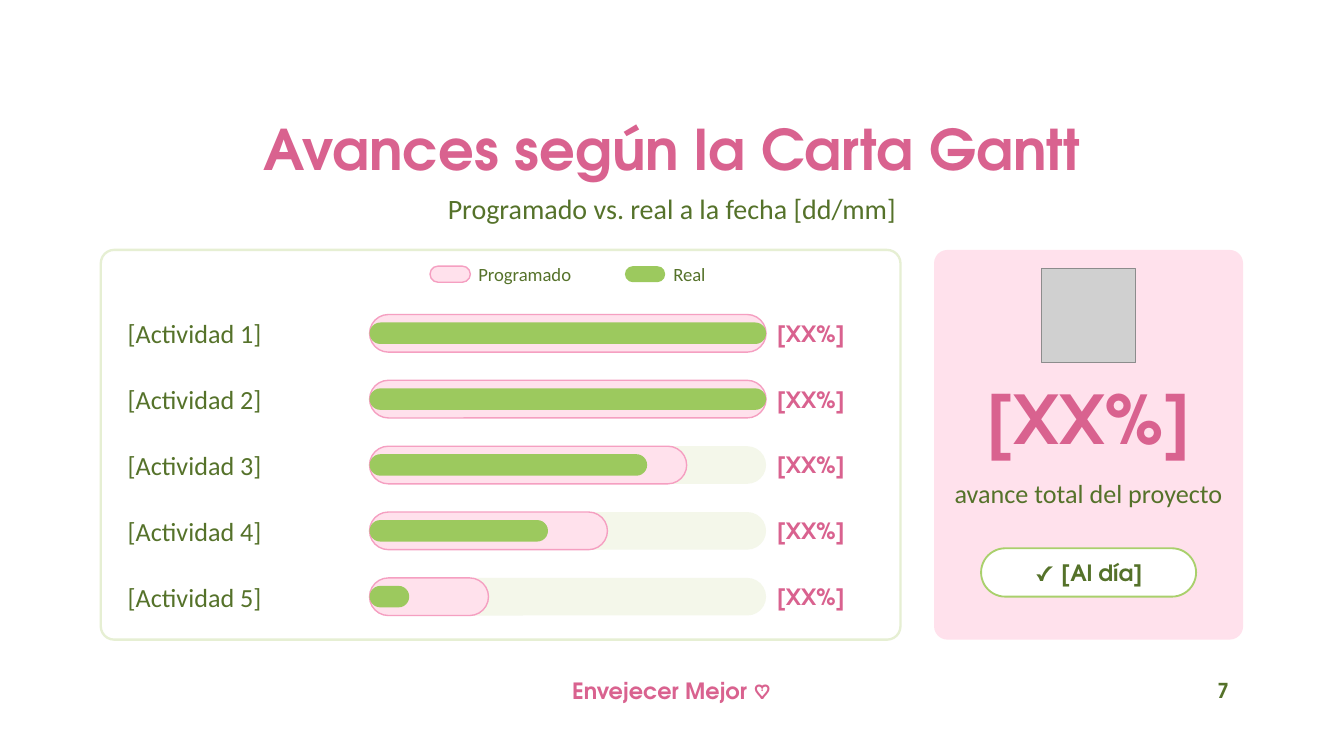
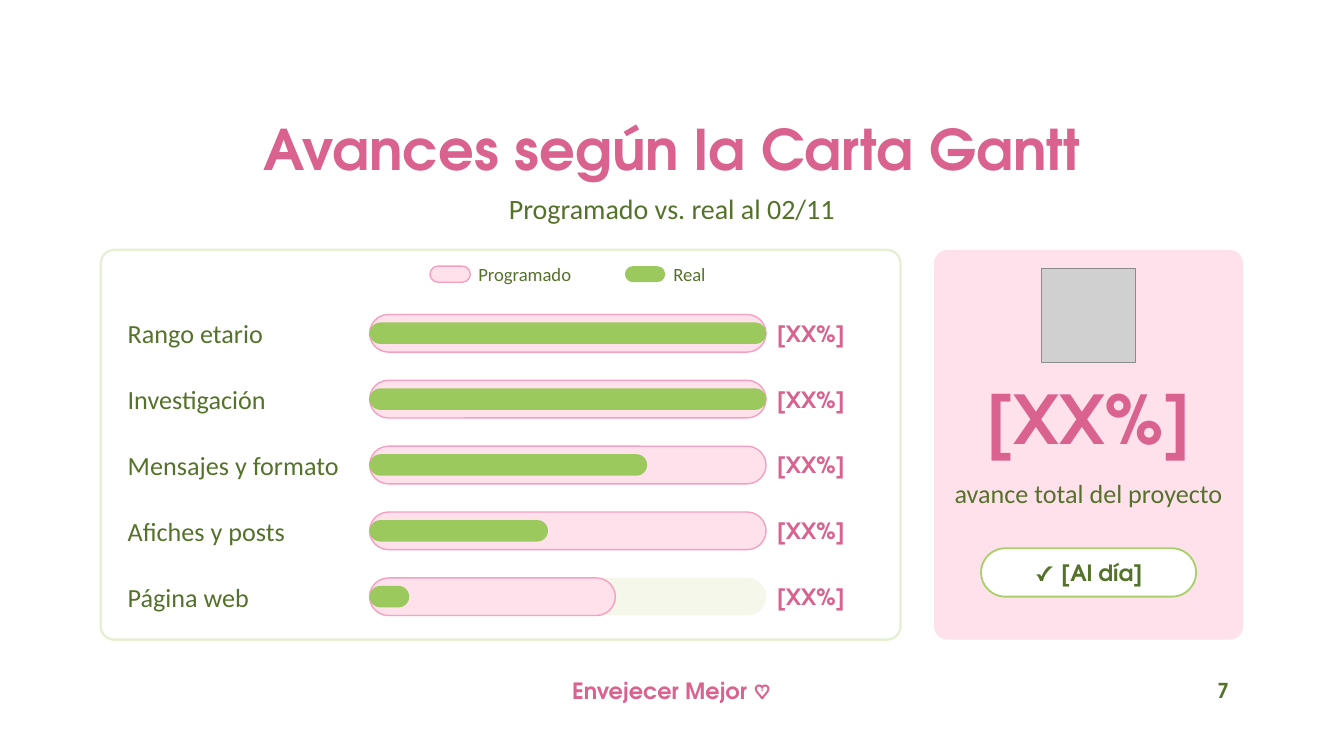
Before and after one commit to lukipuki0/liderazgo, a slide deck: slide 7 of Envejecer_Mejor_avances.pptx. Drawn at 1344x756 pixels with LibreOffice and Linux fonts; fonts in the diff are those of the drawing; grey boxes stand for pictures; background and template pictures are left out. Boxes give left, top, right and bottom in pixels: in the first picture for what was removed or moved away, otherwise in the second. Text is boxed around its words. In the diff, an @@ line names an element or a change of style, - is before the commit and + after.

```diff
--- a/Envejecer_Mejor_avances.pptx
+++ b/Envejecer_Mejor_avances.pptx
@@ text at (509, 199, 834, 224): text changed @@
-Programado vs. real a la fecha [dd/mm]
+Programado vs. real al 02/11
@@ text at (128, 325, 263, 348): text changed @@
-[Actividad 1]
+Rango etario
@@ text at (128, 391, 266, 414): text changed @@
-[Actividad 2]
+Investigación
@@ rounded rectangle: place and size @@
-rounded rectangle at (370, 446, 687, 484)
+rounded rectangle at (370, 446, 766, 484)
@@ rounded rectangle removed at (370, 446, 766, 484) @@
@@ text at (128, 457, 339, 480): text changed @@
-[Actividad 3]
+Mensajes y formato
@@ text at (128, 523, 284, 546): text changed @@
-[Actividad 4]
+Afiches y posts
@@ rounded rectangle: place and size @@
-rounded rectangle at (370, 512, 607, 550)
+rounded rectangle at (370, 512, 766, 550)
@@ rounded rectangle removed at (370, 512, 766, 550) @@
@@ text at (128, 589, 249, 612): text changed @@
-[Actividad 5]
+Página web
@@ rounded rectangle: place and size @@
-rounded rectangle at (370, 578, 489, 616)
+rounded rectangle at (370, 578, 616, 616)
```
Also in this commit, not shown: 6 other slides changed, 1 slide added, 1 slide removed, 2 other files.
